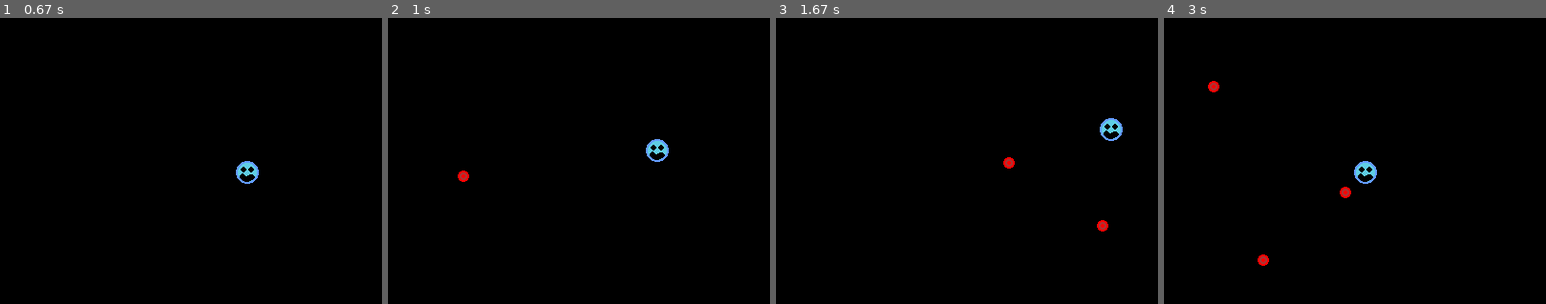
Above: before the commit, frames 1-4 (left to right).
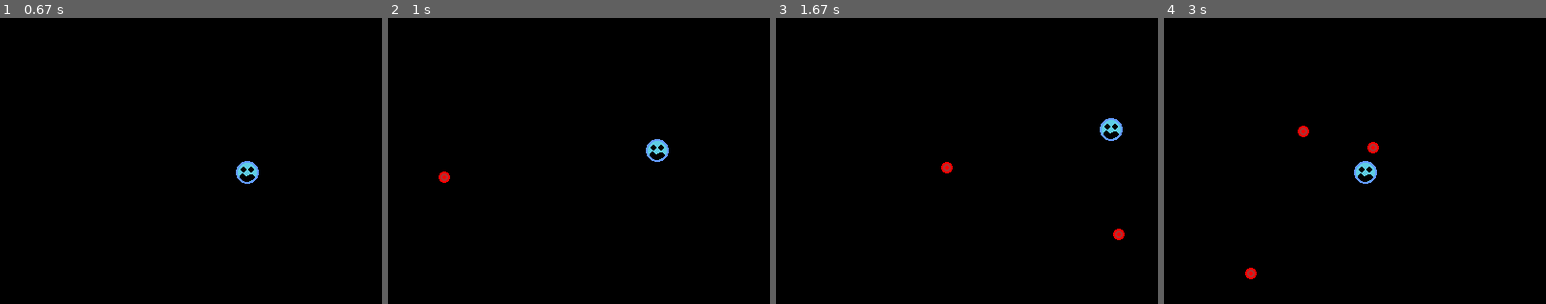
Above: after the commit, the same moments.

Repository: Nejat88/Dont-Touch-Red-Pygame-Test-
Game: pygame game, started from main.py
Same seed, same stepped clock (60 frames per second), same inputs: the game is played once before the commit and once after it.
Inputs:
- Up to frame 1 (0.67 s): hold Right from 0.33 s (still down)
- Up to frame 2 (1 s): release Right at 0.8 s; hold Up from 0.83 s (still down)
- Up to frame 3 (1.67 s): release Up at 1.13 s; hold Right 1.17-1.63 s
- Up to frame 4 (3 s): hold Left 1.67-2.2 s; hold Down 2.23-2.53 s; hold Left 2.57-2.97 s

Frame 1 is identical in both runs. In frame 2, 0.2% of the frame differs, in the area x 13-22%, y 53-58%; in frame 3, 0.4%; in frame 4, 0.6%, in the area x 11-57%, y 22-92%.

Commit message:
Update main.py

Diff:
--- a/main.py
+++ b/main.py
@@ -26,7 +26,7 @@
 		self.rect=rect
 
 #Bullet vars
-bulletSpeed=250
+bulletSpeed=180
 bullets=[]
 bullet_image=pygame.image.load("Bullet.png")
 bullet_image.set_colorkey((255,255,255))
